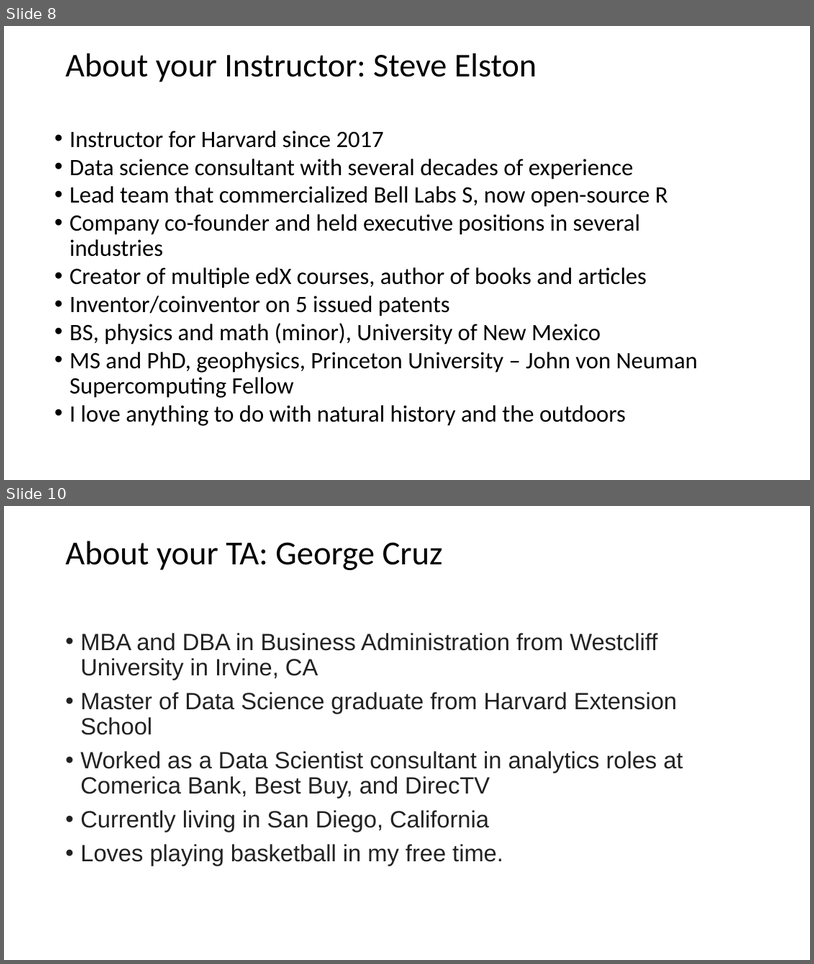
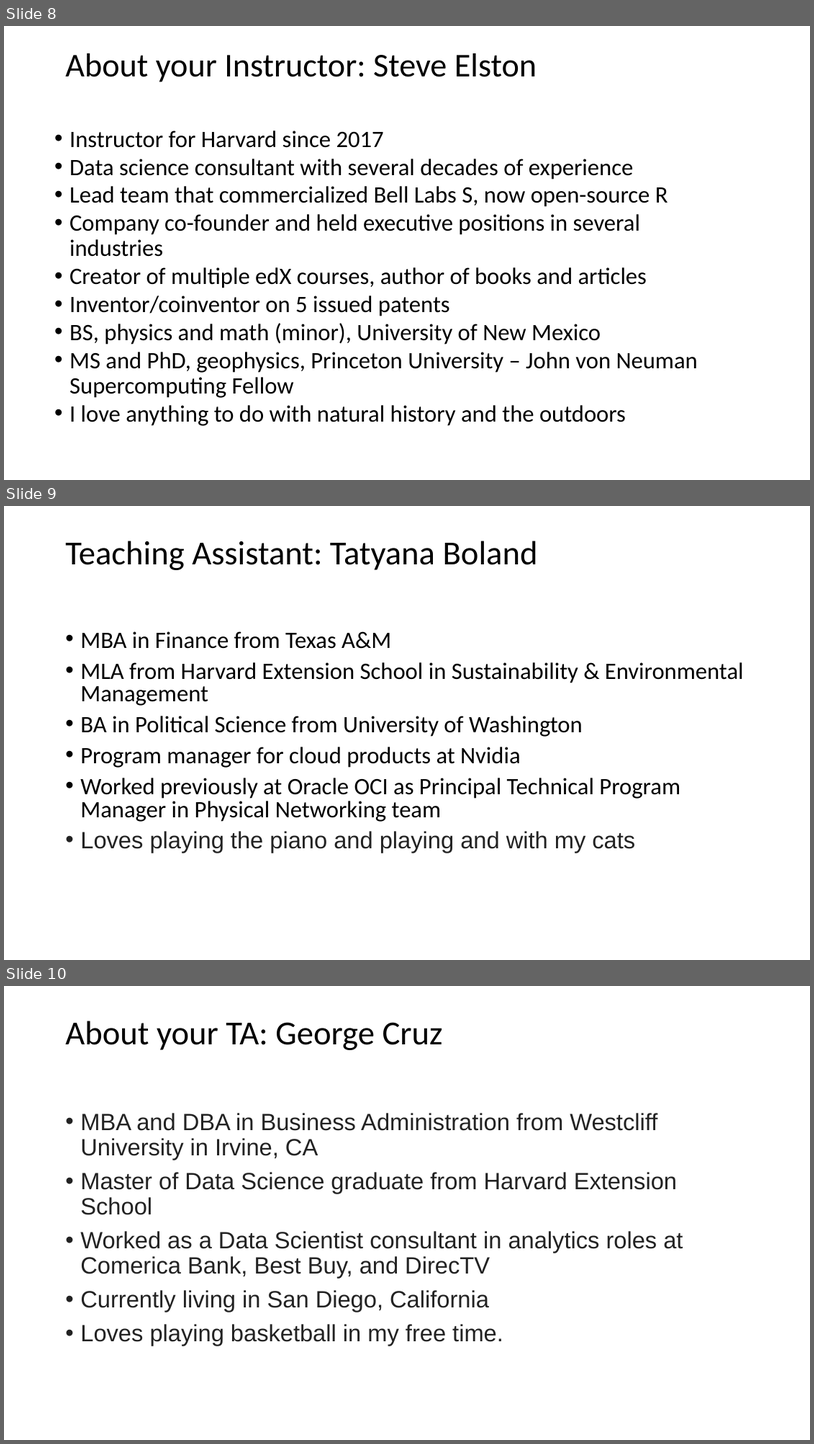
Before and after one commit to harelgabainew/school1, a slide deck: slides/1_Introduction.pptx. Shown one above the other, each under a label of ours: slides 8 and 10 before the commit, slides 8, 9 and 10 after it; the slides between them are not shown. The pictures are 814x964 and 814x1444 pixels, drawn with LibreOffice and Linux fonts; fonts in the diff are those of the drawing. Boxes give left, top, right and bottom in pixels: in the first picture for what was removed or moved away, otherwise in the second. Text is boxed around its words. In the diff, an @@ line names an element or a change of style, - is before the commit and + after.

```diff
--- a/slides/1_Introduction.pptx
+++ b/slides/1_Introduction.pptx
@@ slide 9 added at (x1=4, y1=506, x2=810, y2=960), background #FFFFFF @@
@@ title added at (x1=65, y1=541, x2=538, y2=570), 40 pt, text #000000 @@
+Teaching Assistant: Tatyana Boland
@@ text added at (x1=80, y1=631, x2=744, y2=852), 28 pt, text #000000 @@
+• MBA in Finance from Texas A&M
+• MLA from Harvard Extension School in Sustainability & Environmental Management
+• BA in Political Science from University of Washington
+• Program manager for cloud products at Nvidia
+• Worked previously at Oracle OCI as Principal Technical Program Manager in Physical Networking team
+• Loves playing the piano and playing and with my cats
```
Also in this commit, not shown: 1 slide removed.
